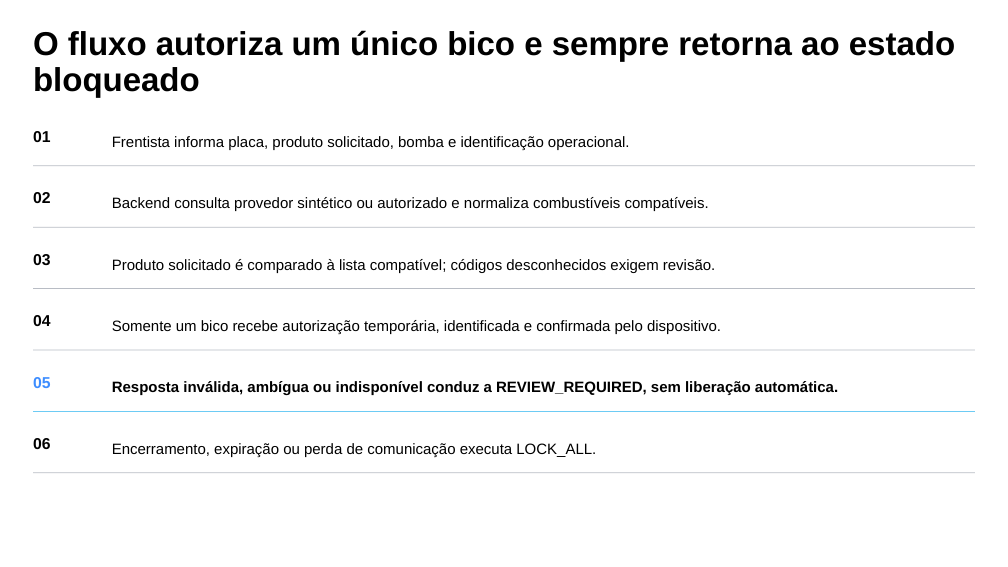
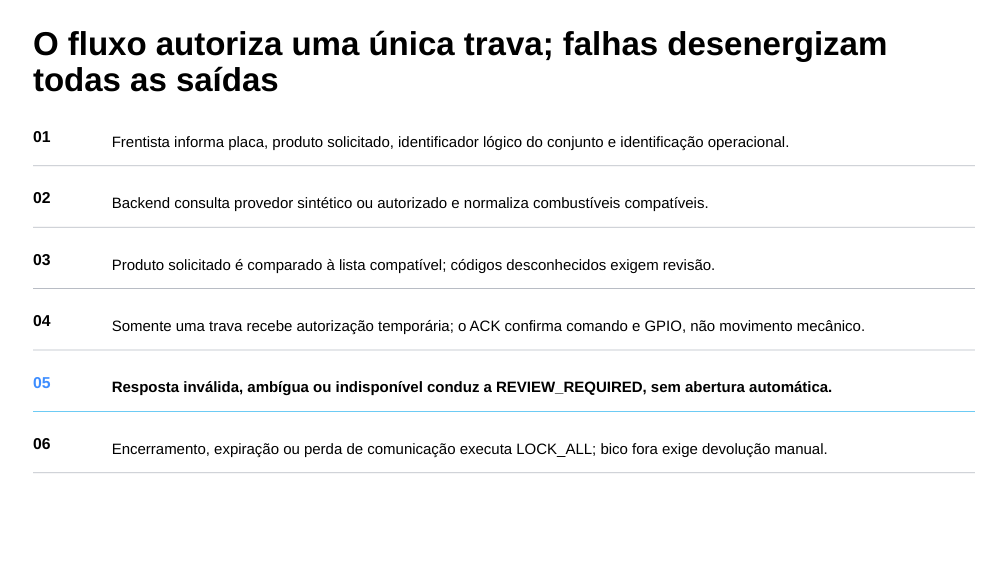
Before and after one commit to gabrielNahmur/TCC, a slide deck: slide 7 of presentation/seminario-andamento.pptx. Drawn at 1008x567 pixels with LibreOffice and Linux fonts; fonts in the diff are those of the drawing. Boxes give left, top, right and bottom in pixels: in the first picture for what was removed or moved away, otherwise in the second. Text is boxed around its words. In the diff, an @@ line names an element or a change of style, - is before the commit and + after.

```diff
--- a/presentation/seminario-andamento.pptx
+++ b/presentation/seminario-andamento.pptx
@@ text at (33, 30, 887, 92): text changed @@
-O fluxo autoriza um único bico e sempre retorna ao estado bloqueado
+O fluxo autoriza uma única trava; falhas desenergizam todas as saídas
@@ text at (112, 136, 790, 150): text changed @@
-Frentista informa placa, produto solicitado, bomba e identificação operacional.
+Frentista informa placa, produto solicitado, identificador lógico do conjunto e identificação operacional.
@@ text at (112, 320, 865, 334): text changed @@
-Somente um bico recebe autorização temporária, identificada e confirmada pelo dispositivo.
+Somente uma trava recebe autorização temporária; o ACK confirma comando e GPIO, não movimento mecânico.
@@ text at (112, 381, 832, 395): text changed @@
-Resposta inválida, ambígua ou indisponível conduz a REVIEW_REQUIRED, sem liberação automática.
+Resposta inválida, ambígua ou indisponível conduz a REVIEW_REQUIRED, sem abertura automática.
@@ text at (112, 443, 828, 457): text changed @@
-Encerramento, expiração ou perda de comunicação executa LOCK_ALL.
+Encerramento, expiração ou perda de comunicação executa LOCK_ALL; bico fora exige devolução manual.
```
Also in this commit, not shown: 3 other slides changed, 28 other files.
